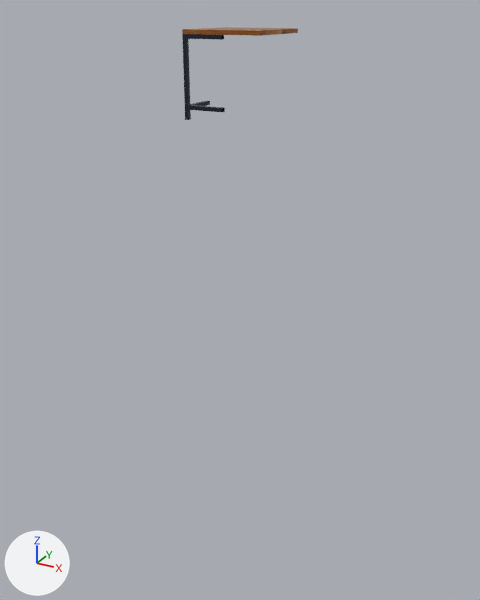
A saved change to the glTF model frontend/public/models/endtables/endtable-2.gltf.
One viewpoint serves both versions: a 50 mm camera at (1.63, -2.97, 2.04) aimed at (-0.04, 0.05, 0.53). The axes (+X, +Y, +Z) are drawn at lower left. The lights are the same throughout. Where no turn or scale is listed for an object, it has been applied to the vertices.

Objects in the first picture: 'SM_Corner table  metal', 'SM_Corner table  wood'.
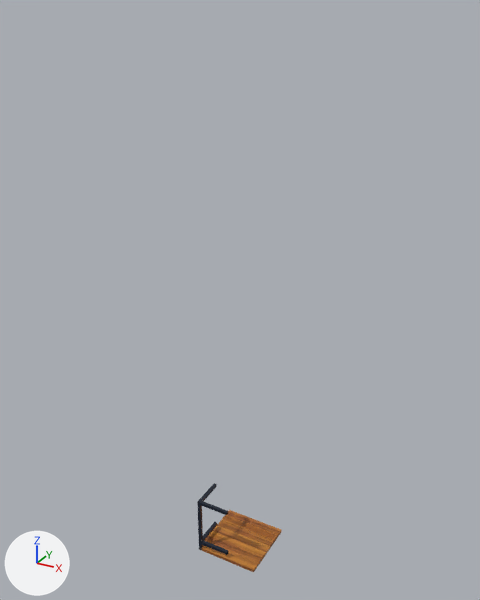
Boxes [x1, y1, x2, y2] around the edits, measured in the pictures (480 x 600 px):
'SM_Corner table  wood', moved: before [182, 27, 298, 36]; after [199, 510, 282, 572]
'SM_Corner table  metal', moved: before [182, 34, 225, 120]; after [197, 483, 229, 555]

Diff of the bpy script that builds the scene:
```diff
--- a/frontend/public/models/endtables/endtable-2.gltf.py
+++ b/frontend/public/models/endtables/endtable-2.gltf.py
@@ ob_sm_corner_table__metal @@
 ob_sm_corner_table__metal = bpy.data.objects.new('SM_Corner table  metal', me_cube_062)
-ob_sm_corner_table__metal.location = (0.0, 0.0, 1.551)
+ob_sm_corner_table__metal.location = (0.0, 0.0, -1.161)
@@ ob_sm_corner_table__wood @@
 ob_sm_corner_table__wood = bpy.data.objects.new('SM_Corner table  wood', me_plane_050)
-ob_sm_corner_table__wood.location = (0.0, 0.0, 1.941)
+ob_sm_corner_table__wood.location = (0.0, 0.0, -1.161)
```
